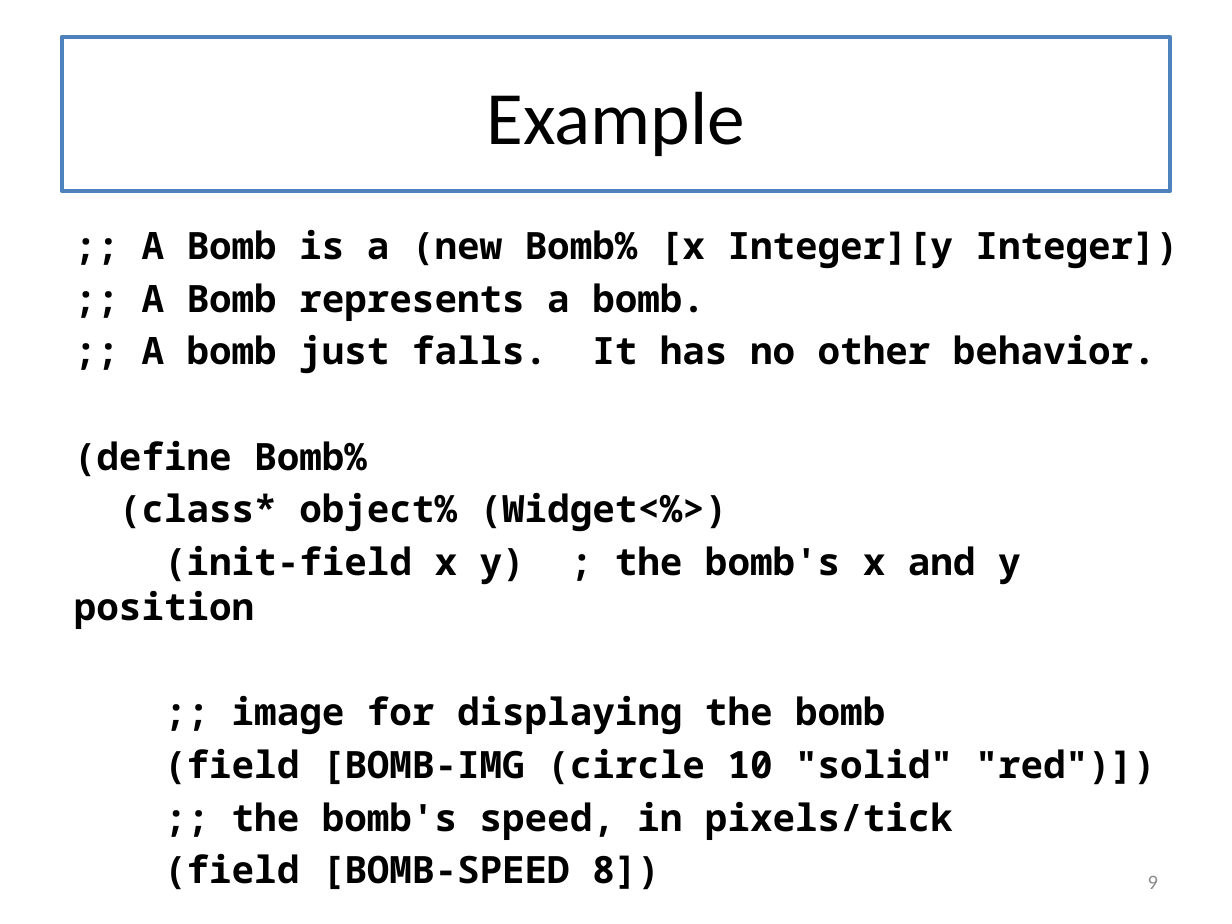
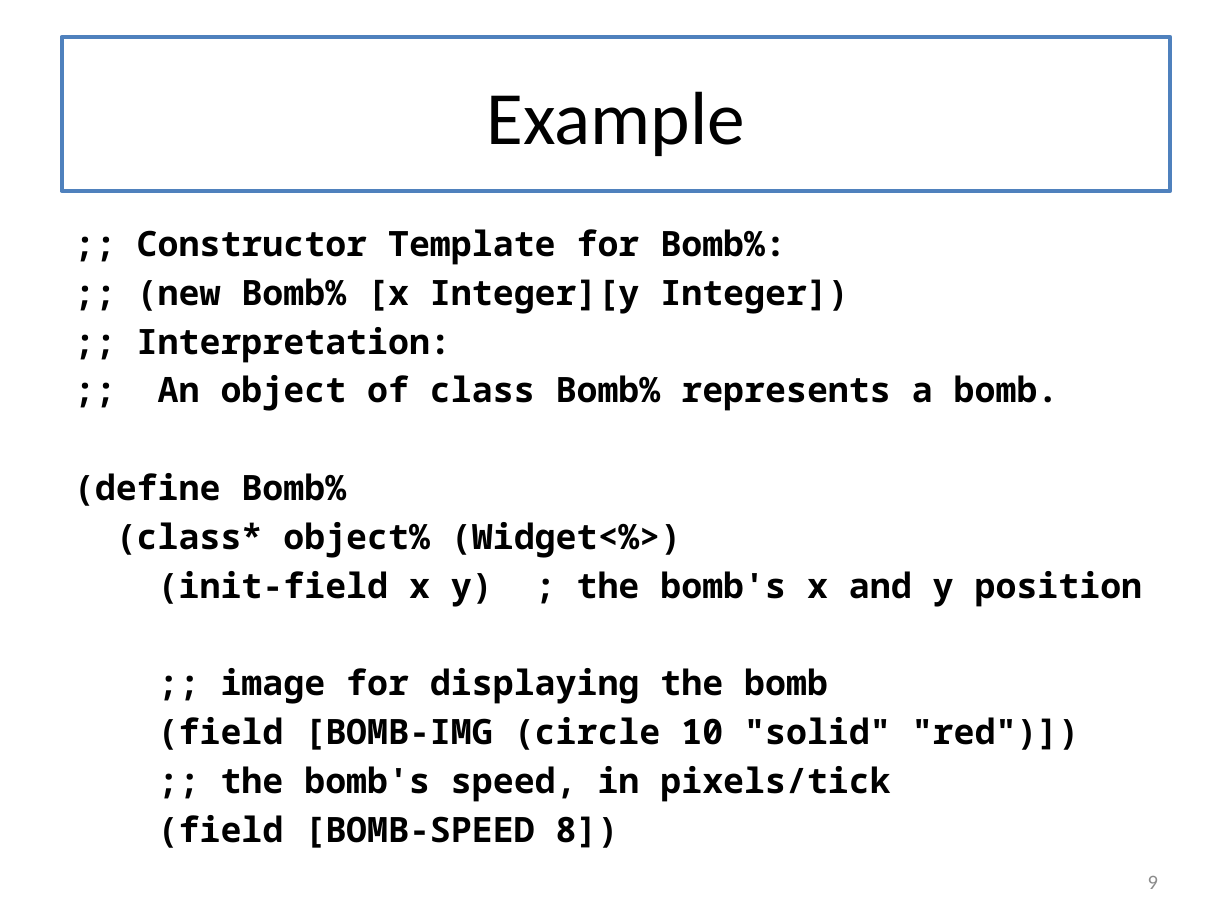
Before and after one commit to mwand/cs5010f16, a slide deck: slide 9 of Slides/Lesson 9.5 The Design Recipe Using Classes.pptx. Drawn at 1232x924 pixels with LibreOffice and Linux fonts; fonts in the diff are those of the drawing. Boxes give left, top, right and bottom in pixels: in the first picture for what was removed or moved away, otherwise in the second. Text is boxed around its words. In the diff, an @@ line names an element or a change of style, - is before the commit and + after.

```diff
--- a/Slides/Lesson 9.5 The Design Recipe Using Classes.pptx
+++ b/Slides/Lesson 9.5 The Design Recipe Using Classes.pptx
@@ text at (137,229,1059,411): text changed; size 22 to 20.4 pt @@
-;; A Bomb is a (new Bomb% [x Integer][y Integer])
-;; A Bomb represents a bomb.
-;; A bomb just falls. It has no other behavior.
+;; Constructor Template for Bomb%:
+;; (new Bomb% [x Integer][y Integer])
+;; Interpretation:
+;; An object of class Bomb% represents a bomb.
@@ text at (74,473,1143,802): size 22 to 20.4 pt in "(define Bomb%", "(class* object% (Widget<%>)", "(init-field x y) ; the bomb's x ...", ";; image for displaying the bomb" and 3 more places @@
```
Also in this commit, not shown: 11 other slides changed, 2 slides added, 8 other files.
